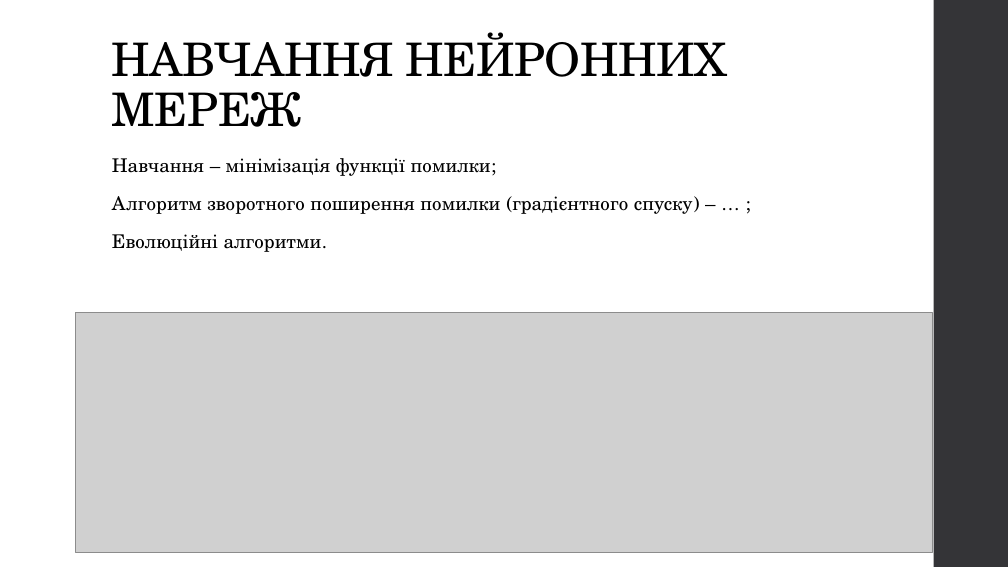
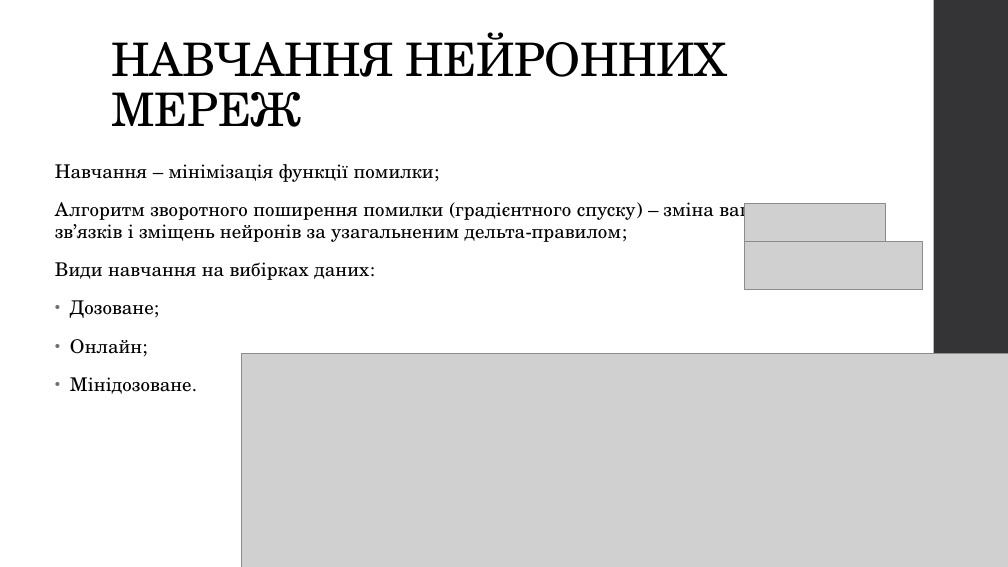
Before and after one commit to Romchyk-S/Thesis, a slide deck: slide 7 of Застосування методів машинного навчання для прогнозування елементів конструкцій-1.pptx (slide 6 before the commit). Drawn at 1008x567 pixels with LibreOffice and Linux fonts; fonts in the diff are those of the drawing; grey boxes stand for pictures. Boxes give left, top, right and bottom in pixels: in the first picture for what was removed or moved away, otherwise in the second. Text is boxed around its words. In the diff, an @@ line names an element or a change of style, - is before the commit and + after.

Commit message:
Preparing presentation
Printed things, added new pictures and text to the presentation

```diff
--- a/Застосування методів машинного навчання для прогнозування елементів конструкцій-1.pptx
+++ b/Застосування методів машинного навчання для прогнозування елементів конструкцій-1.pptx
@@ text "Навчання – мінімізація функції помилки;": place and size @@
-text "Навчання – мінімізація функції помилки;" at (112, 158, 693, 252)
+text "Навчання – мінімізація функції помилки;" at (55, 164, 748, 394)
@@ text at (55, 202, 748, 394): text changed @@
-Алгоритм зворотного поширення помилки (градієнтного спуску) – … ;
-Еволюційні алгоритми.
+Алгоритм зворотного поширення помилки (градієнтного спуску) – зміна ваг зв’язків і зміщень нейронів за узагальненим дельта-правилом;
+Види навчання на вибірках даних:
+• Дозоване;
+• Онлайн;
+• Мінідозоване.
@@ picture added at (744, 203, 886, 241) @@
@@ picture added at (744, 241, 923, 290) @@
@@ picture: place and size @@
-picture at (76, 312, 932, 552)
+picture at (242, 353, 1008, 567)
```
Also in this commit, not shown: 7 other slides changed, 1 slide added, 15 other files.
